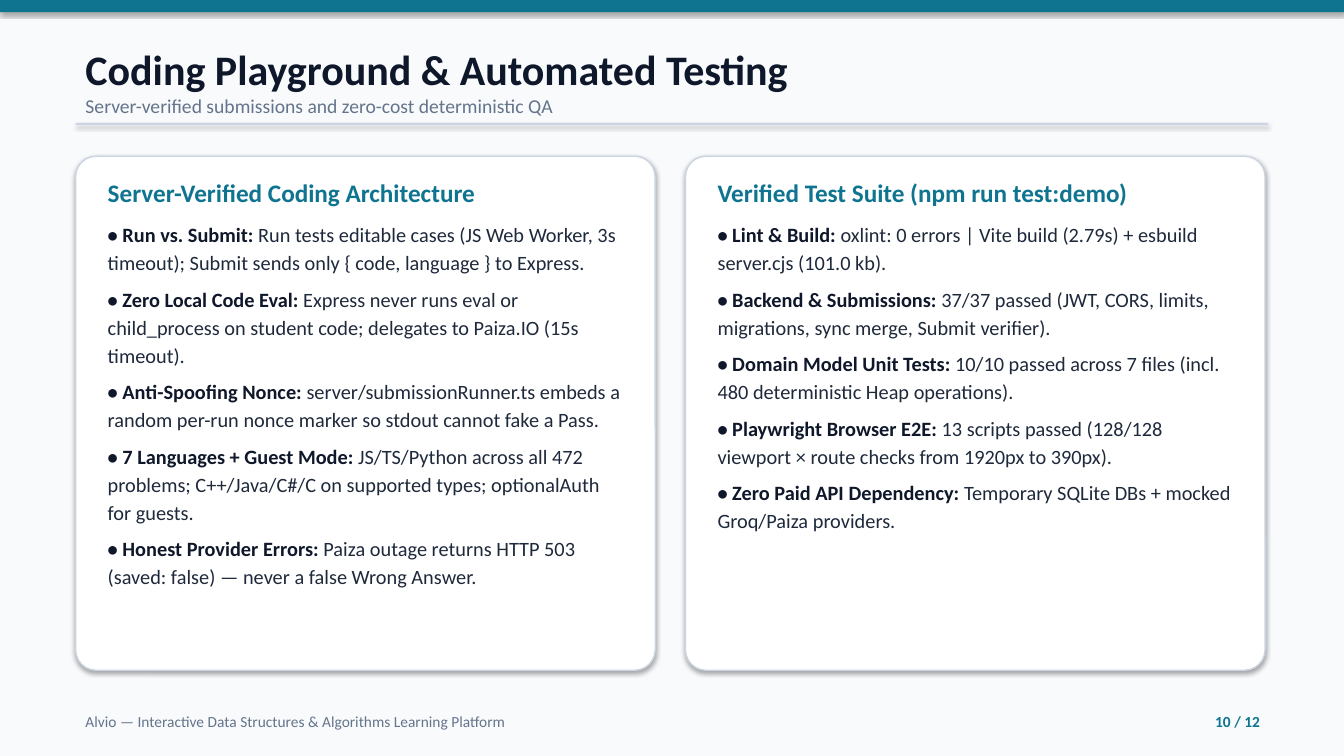
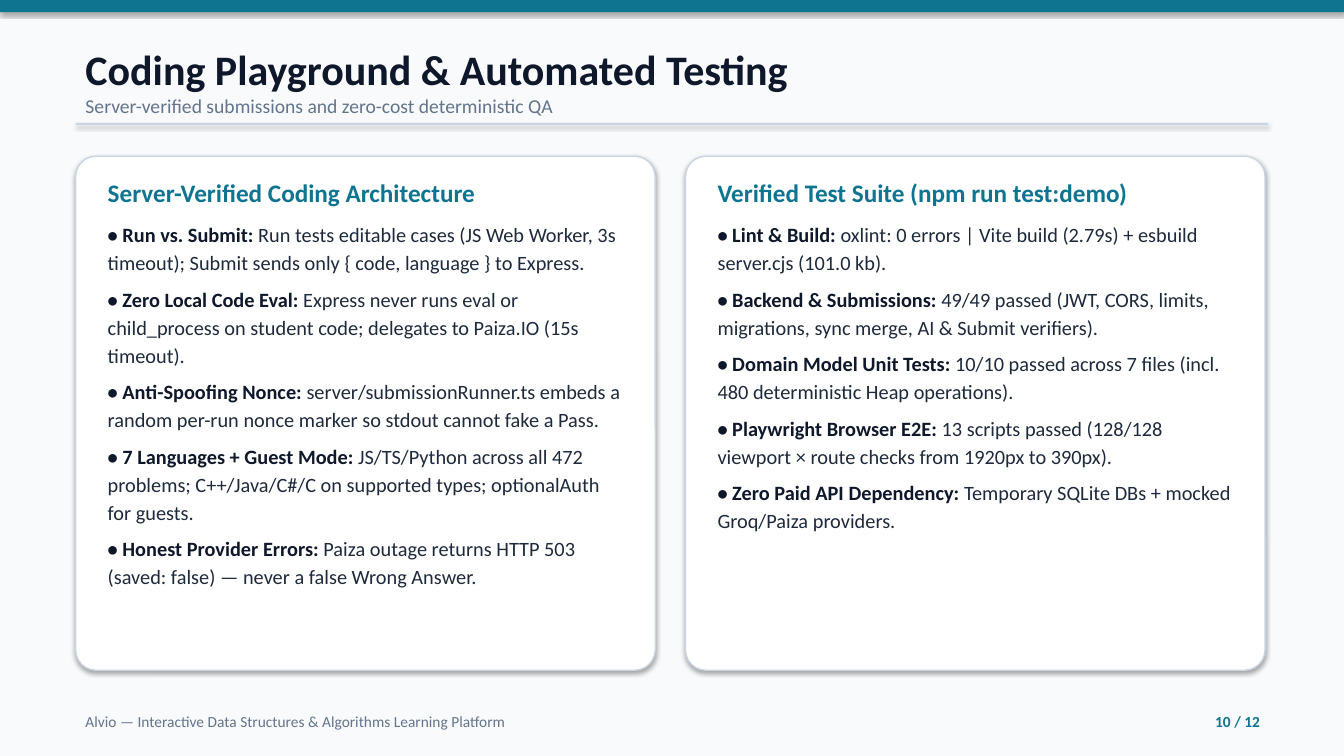
Before and after one commit to Abhiram-C-Divakaran/Alvio, a slide deck: slide 10 of docs/alvio-final-presentation.pptx. Drawn at 1344x756 pixels with LibreOffice and Linux fonts; fonts in the diff are those of the drawing. Boxes give left, top, right and bottom in pixels: in the first picture for what was removed or moved away, otherwise in the second. Text is boxed around its words. In the diff, an @@ line names an element or a change of style, - is before the commit and + after.

Commit message:
Add final release regression tests, harden Coding AI SSE errors, and sync verification docs

```diff
--- a/docs/alvio-final-presentation.pptx
+++ b/docs/alvio-final-presentation.pptx
@@ text at bbox=[718, 292, 1209, 339]: text changed @@
-• Backend & Submissions: 37/37 passed (JWT, CORS, limits, migrations, sync merge, Submit verifier).
+• Backend & Submissions: 49/49 passed (JWT, CORS, limits, migrations, sync merge, AI & Submit verifiers).
```
Also in this commit, not shown: 2 other slides changed, 12 other files.
